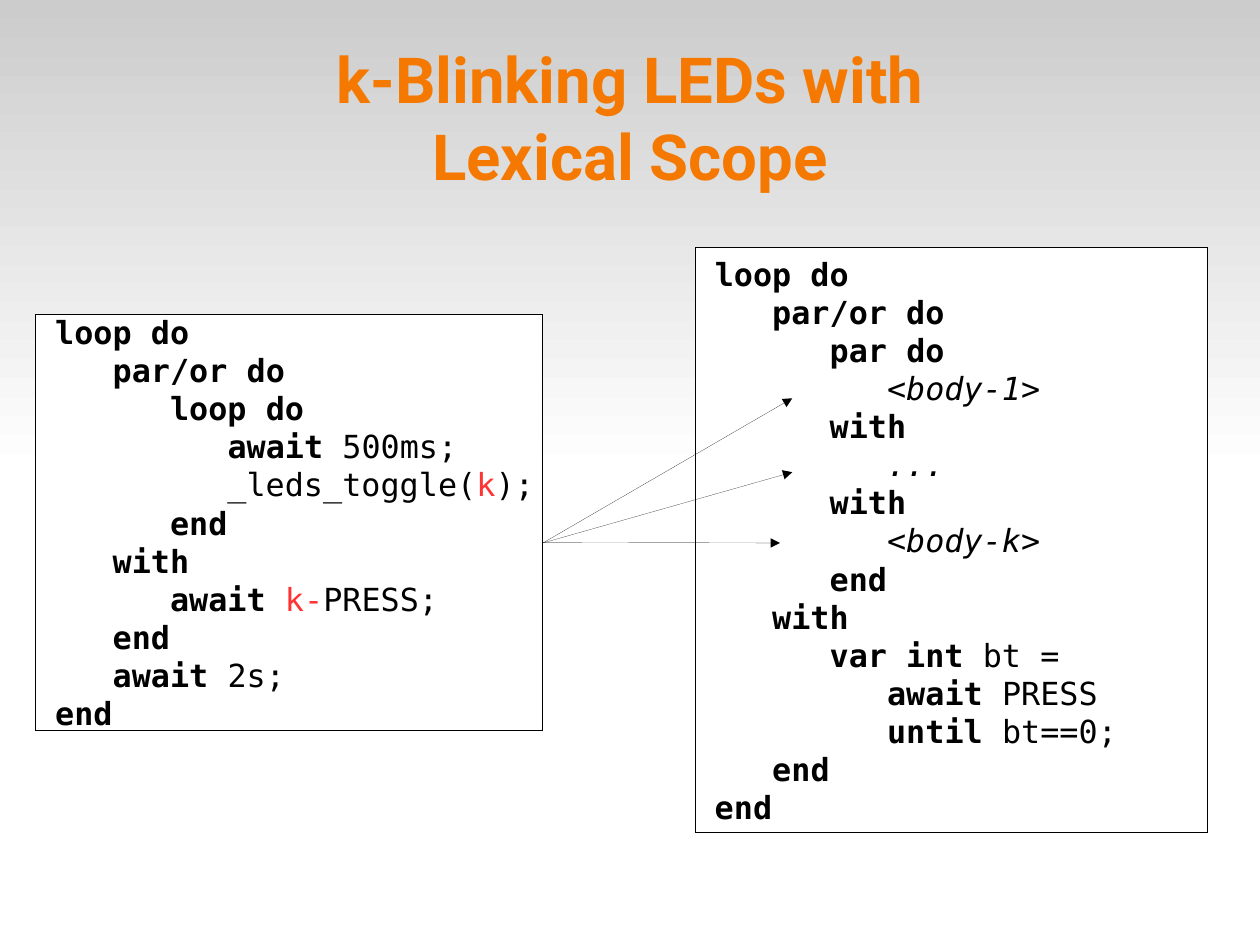
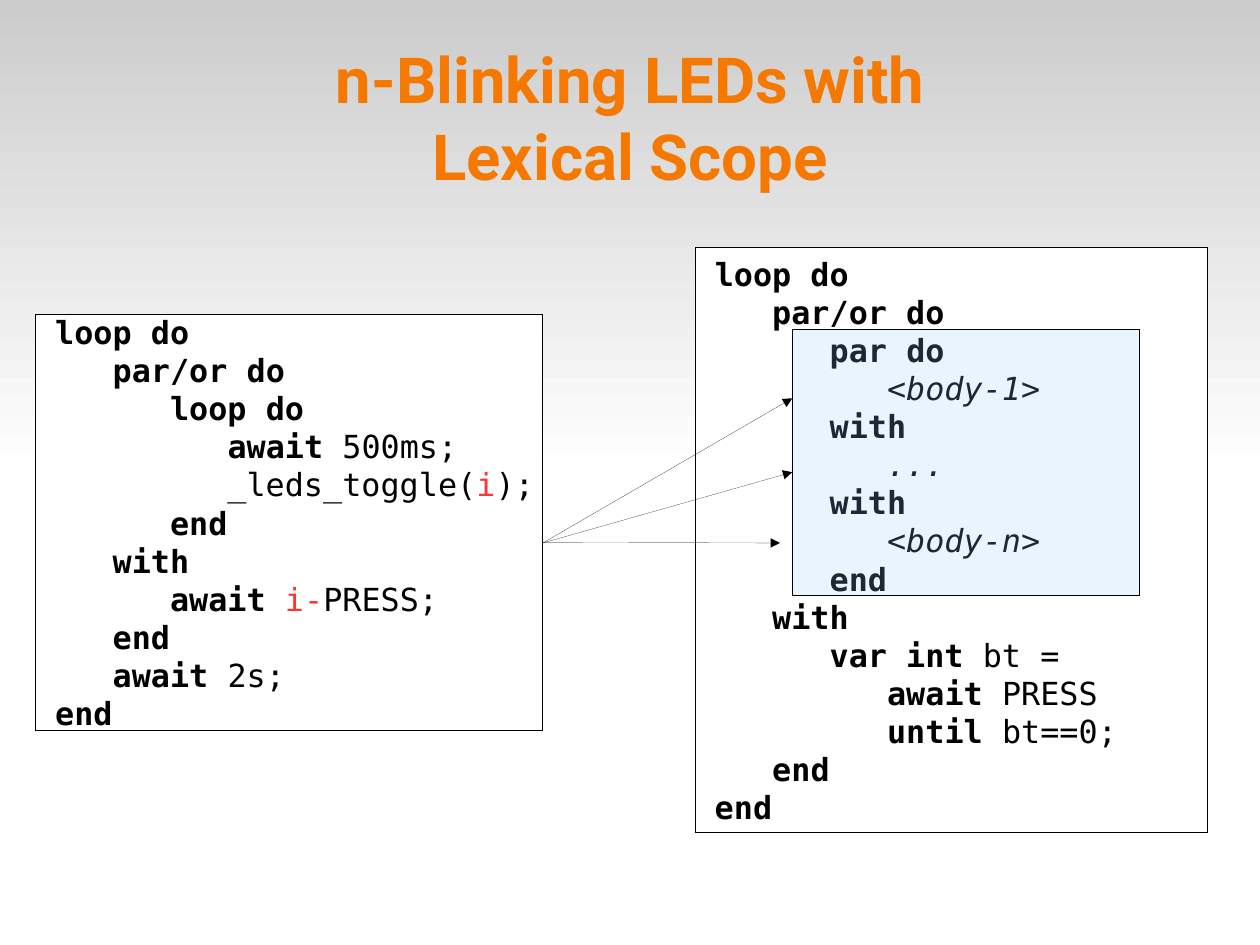
Before and after one commit to fsantanna-no/ceu-docs, a slide deck: slide 11 of ceu_mod.odp. Drawn at 1260x945 pixels with LibreOffice and Linux fonts; fonts in the diff are those of the drawing. Boxes give left, top, right and bottom in pixels: in the first picture for what was removed or moved away, otherwise in the second. Text is boxed around its words. In the diff, an @@ line names an element or a change of style, - is before the commit and + after.

```diff
--- a/ceu_mod.odp
+++ b/ceu_mod.odp
@@ title at [336, 55, 924, 193]: text changed @@
-k-Blinking LEDs with
-Lexical Scope
+n-Blinking LEDs with
+Lexical Scope
@@ rectangle added at [792, 329, 1140, 596], fill #99CCFF at 20% opacity, outline #000000 0 pt @@
@@ text in rectangle at [227, 471, 533, 503]: text changed @@
-_leds_toggle(k);
+_leds_toggle(i);
@@ text in rectangle at [887, 528, 1040, 559]: text changed @@
-<body-k>
+<body-n>
@@ text in rectangle at [170, 585, 438, 616]: text changed @@
-await k-PRESS;
+await i-PRESS;
```
Also in this commit, not shown: 14 other slides changed, 12 other files.
